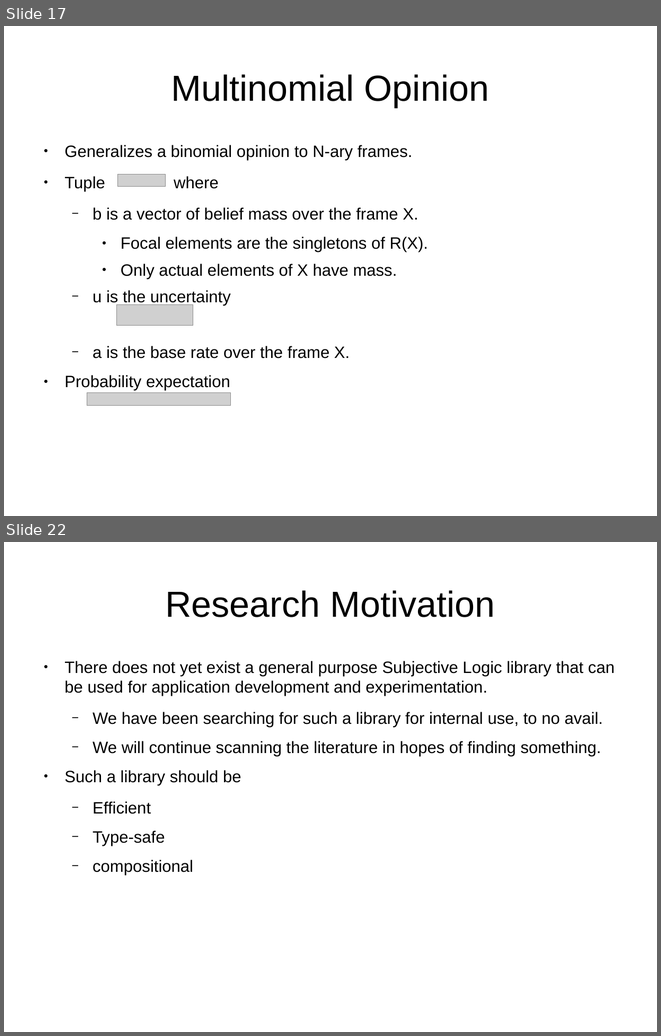
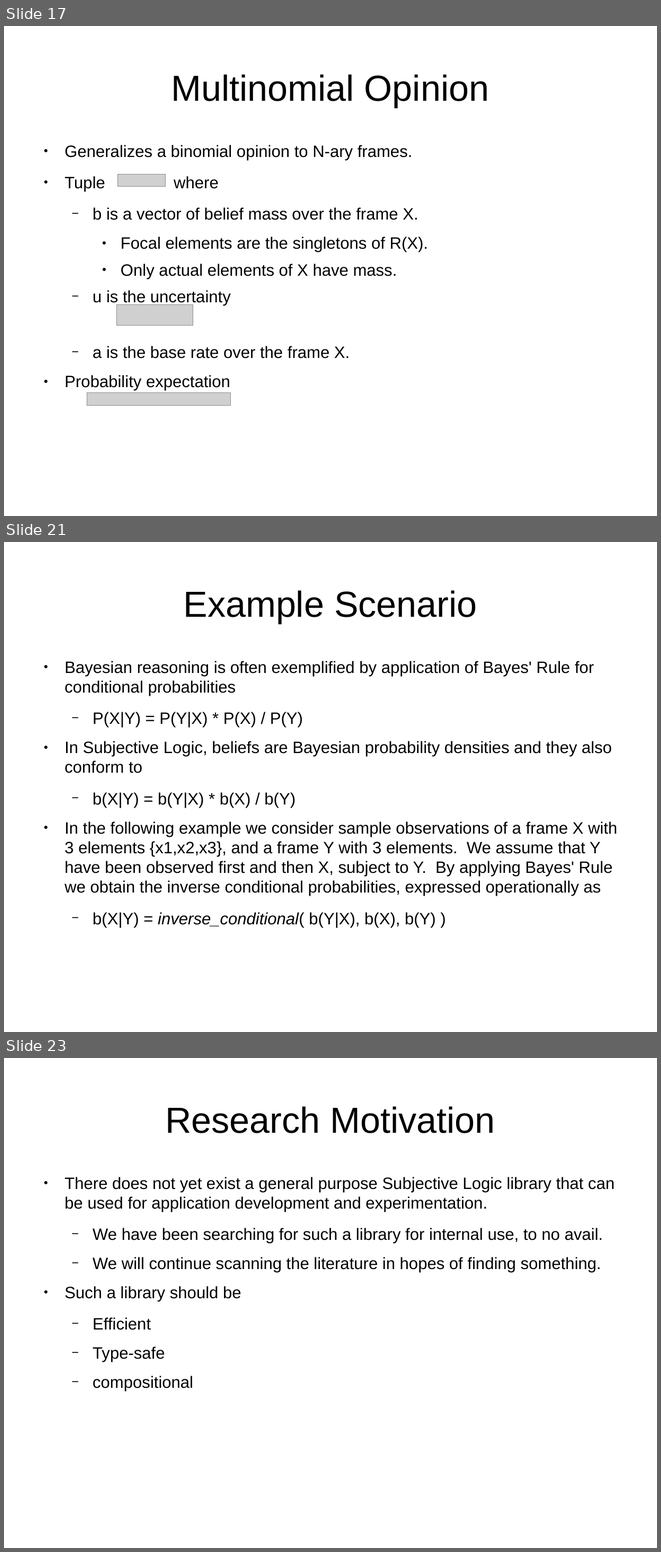
Before and after one commit to bstamour/SLHS, a slide deck: docs/proposal-from-bob.odp. Shown one above the other, each under a label of ours: slides 17 and 22 before the commit, slides 17, 21 and 23 after it; the slides between them are not shown. The pictures are 661x1036 and 661x1552 pixels, drawn with LibreOffice and Linux fonts; fonts in the diff are those of the drawing; grey boxes stand for pictures. Boxes give left, top, right and bottom in pixels: in the first picture for what was removed or moved away, otherwise in the second. Text is boxed around its words. In the diff, an @@ line names an element or a change of style, - is before the commit and + after.

```diff
--- a/docs/proposal-from-bob.odp
+++ b/docs/proposal-from-bob.odp
@@ slide 21 added at <box>4,542,657,1032</box>, background #FFFFFF @@
@@ title added at <box>184,590,477,623</box>, 44 pt, text #000000 @@
+Example Scenario
@@ text added at <box>64,661,617,927</box>, 20 pt, text #000000 @@
+● Bayesian reasoning is often exemplified by application of Bayes' Rule for conditional probabilities
+  − P(X|Y) = P(Y|X) * P(X) / P(Y)
+● In Subjective Logic, beliefs are Bayesian probability densities and they also conform to
+  − b(X|Y) = b(Y|X) * b(X) / b(Y)
+● In the following example we consider sample observations of a frame X with 3 elements {x1,x2,x3}, and a frame Y with 3 elements. We assume that Y have been observed first and then X, subject to Y. By applying Bayes' Rule we obtain the inverse conditional probabilities, expressed operationally as
+  − b(X|Y) = inverse_conditional( b(Y|X), b(X), b(Y) )
@@ what was slide 22 is now slide 23 @@
```
Also in this commit, not shown: 7 slides changed, 1 other slide added.
